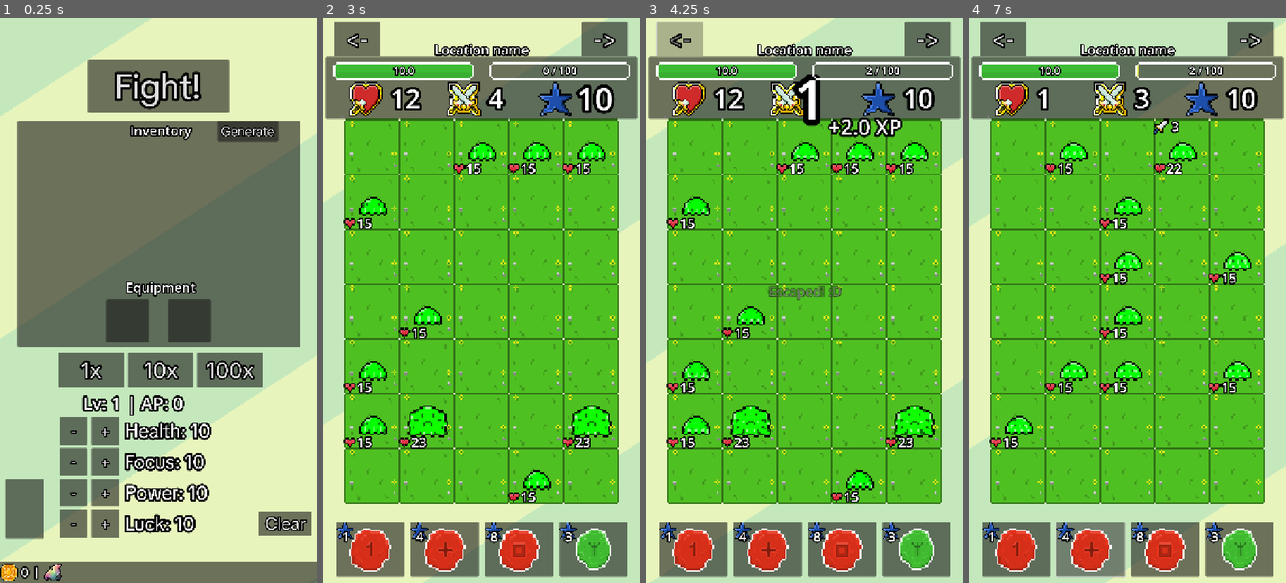
Above: before the commit, frames 1-4 (left to right).
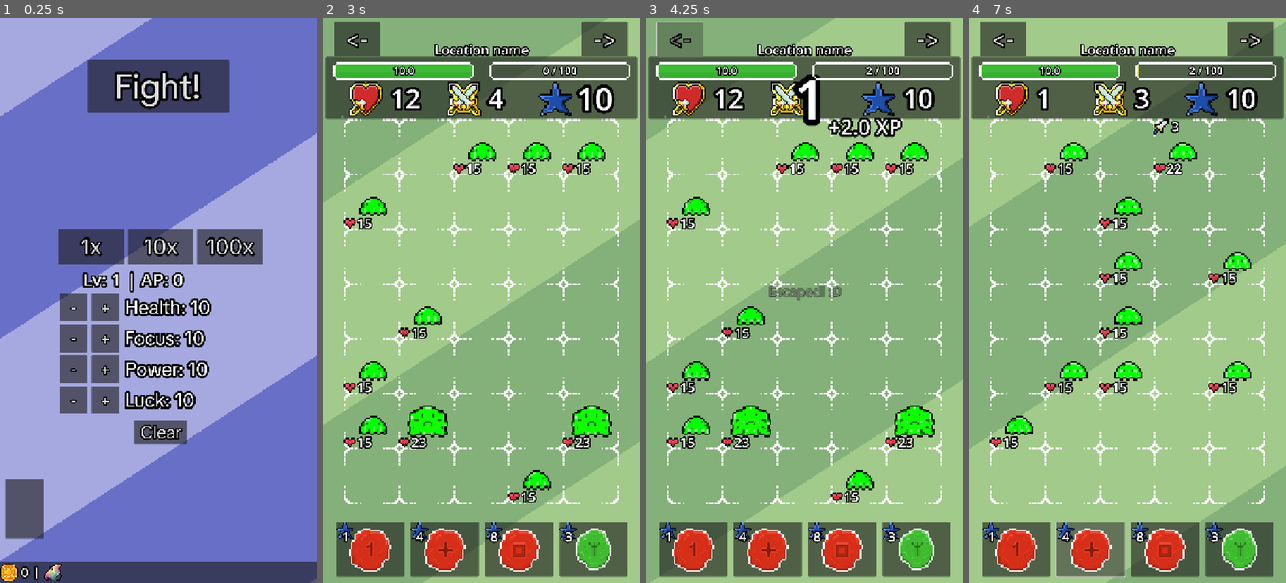
Above: after the commit, the same moments.

Repository: Nano95/project_RUNES
Game: Godot game, scene res://Scenes/Main.tscn
The game is run twice, just before and just after one commit, with the same random seed, the same clock (stepped at 60 frames per second) and the same inputs.
Inputs (mouse positions are in pixels of both pictures, inside the frame that each line leads up to):
- Up to frame 1 (0.25 s): no input
- Up to frame 2 (3 s): click "Fight!" at 0.5 s; click "Single Physical Rune" at 1.25 s; click "Single Physical Rune" at 2 s; click "Let's go!" at 2.75 s
- Up to frame 3 (4.25 s): click "<-" at 3.5 s
- Up to frame 4 (7 s): click "->" at 4.25 s; click "1" at 5 s; click (1238, 520) at 5.75 s; click "4" at 6.5 s

The runs differ from the first frame. In frame 1, 98% of the frame differs, in the area x 0-100%, y 0-100%; in frame 2, 81%; in frame 3, 77%; in frame 4, 80%.

Commit message:
Change bg color

Diff:
--- a/Scenes/CellBtn.tscn
+++ b/Scenes/CellBtn.tscn
@@ -1,6 +1,6 @@
 [gd_scene load_steps=3 format=3 uid="uid://cmn3pncj5s2h"]
 
-[ext_resource type="Texture2D" uid="uid://ctk1y4tgxr2io" path="res://Sprites/Tiles/SLIME_TILE.png" id="2_1asub"]
+[ext_resource type="Texture2D" uid="uid://d3r72j0pfyt1" path="res://Sprites/GridCellBorder.png" id="1_qu7v2"]
 [ext_resource type="Script" uid="uid://c6pindoh6m5nk" path="res://Scripts/CellBtn.gd" id="2_xkwnv"]
 
 [node name="Button" type="Button"]
@@ -17,4 +17,4 @@
 offset_top = 4.0
 offset_right = 132.0
 offset_bottom = 132.0
-texture = ExtResource("2_1asub")
+texture = ExtResource("1_qu7v2")
--- a/Scenes/Main.tscn
+++ b/Scenes/Main.tscn
@@ -6,8 +6,8 @@
 
 [sub_resource type="ShaderMaterial" id="ShaderMaterial_pbw6q"]
 shader = ExtResource("2_kln2b")
-shader_parameter/color_one = Vector3(0.906, 0.957, 0.738)
-shader_parameter/color_two = Vector3(0.77, 0.91, 0.738)
+shader_parameter/color_one = Vector3(0.41, 0.434, 0.777)
+shader_parameter/color_two = Vector3(0.652, 0.664, 0.879)
 shader_parameter/angle = 20.0
 shader_parameter/line_count = 17.0
 shader_parameter/speed = 0.7
--- a/Scenes/MainMenu.tscn
+++ b/Scenes/MainMenu.tscn
@@ -93,6 +93,8 @@
 anchor_top = 0.5
 anchor_right = 0.5
 anchor_bottom = 0.5
+offset_top = -280.0
+offset_bottom = -280.0
 grow_horizontal = 2
 grow_vertical = 2
 
@@ -155,10 +157,10 @@
 anchors_preset = 5
 anchor_left = 0.5
 anchor_right = 0.5
-offset_left = 228.0
-offset_top = 477.99997
-offset_right = 528.0
-offset_bottom = 616.0
+offset_left = -55.0
+offset_top = 551.00006
+offset_right = 245.0
+offset_bottom = 689.0001
 grow_horizontal = 2
 scale = Vector2(0.4, 0.4)
 theme_override_constants/outline_size = 30
@@ -367,6 +369,7 @@
 text = "-"
 
 [node name="Equipment" type="Control" parent="."]
+visible = false
 layout_mode = 1
 anchors_preset = 8
 anchor_left = 0.5
--- a/Scripts/Main.gd
+++ b/Scripts/Main.gd
@@ -64,6 +64,9 @@
 	spawn_to_mid_ui_layer(active_menu_ref)
 
 	game_ui_ref.setup_game_controller(active_menu_ref)
+	print("battle_data[\"family\"]", battle_data["family"])
+	var colors = MonsterDatabase.monster_colors[battle_data["family"]]
+	set_background_colors(colors["col1"], colors["col2"])
 
 func spawn_to_top_ui_layer(node) -> void:
 	top_layer.add_child(node)
--- a/Scripts/MonsterDatabase.gd
+++ b/Scripts/MonsterDatabase.gd
@@ -43,3 +43,23 @@
 	"sandlings": 1800,
 	"dwarves": 10000
 }
+
+var monster_colors = {
+	"slimes": {
+		"col1": Vector3(.516, .691, .473),
+		"col2": Vector3(.633, .793, .543),
+	},
+	"orcs": {
+		"col1": Vector3(.445, .488, .449),
+		"col2": Vector3(.664, .723, .602),
+	},
+	"sandlings": {
+		"col1": Vector3(.875, .652, .367),
+		"col2": Vector3(.973, .836, .535
+		),
+	},
+	"dwarves": {
+		"col1": Vector3(.297, .211, .09),
+		"col2": Vector3(.355, .285, .133),
+	},
+}
--- a/Scripts/Utils.gd
+++ b/Scripts/Utils.gd
@@ -242,7 +242,7 @@
 	# Always reset to original first in case of overlap
 	node.position = original_position
 
-	var shake_amount: float = 4.0
+	var shake_amount: float = 8.0
 	var shake_time: float = 0.05
 
 	var tween = node.create_tween()
